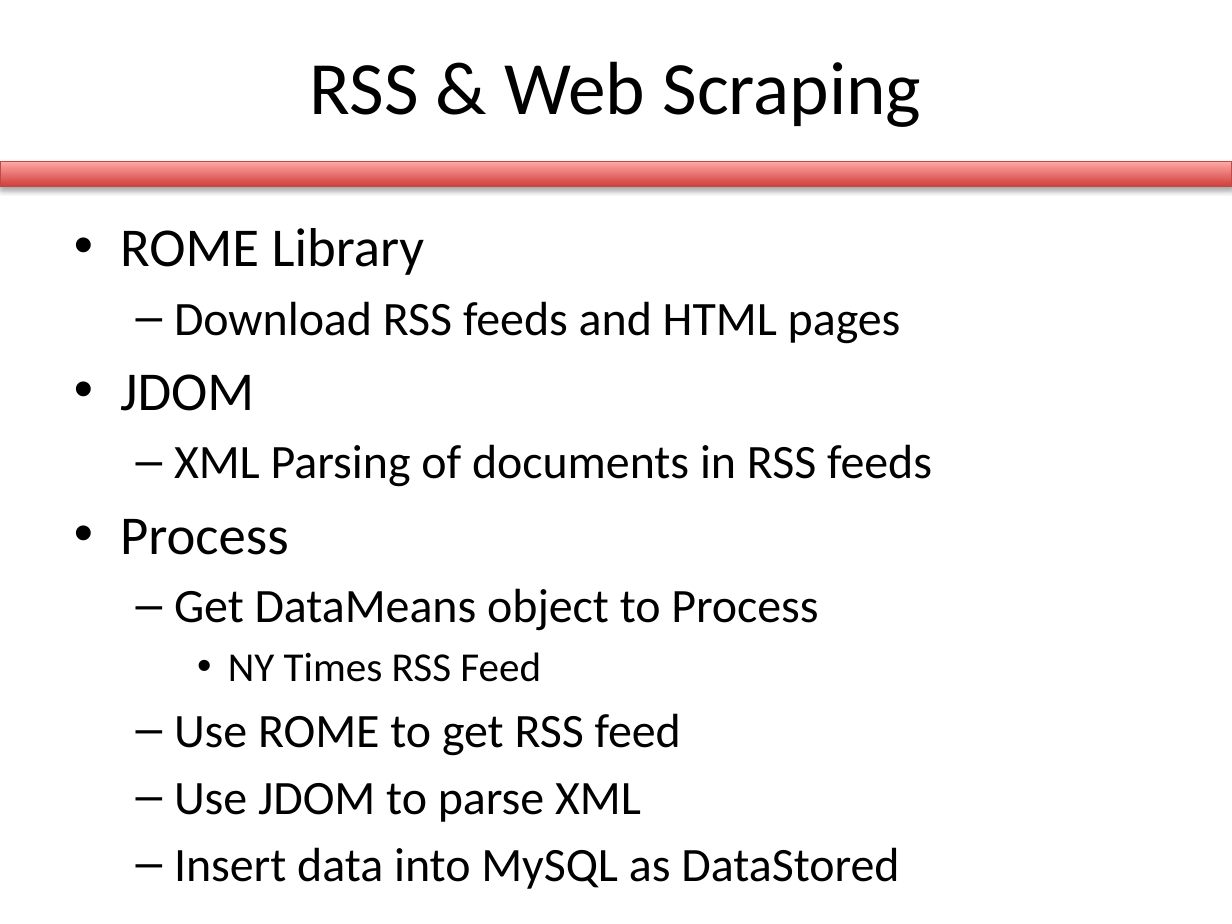
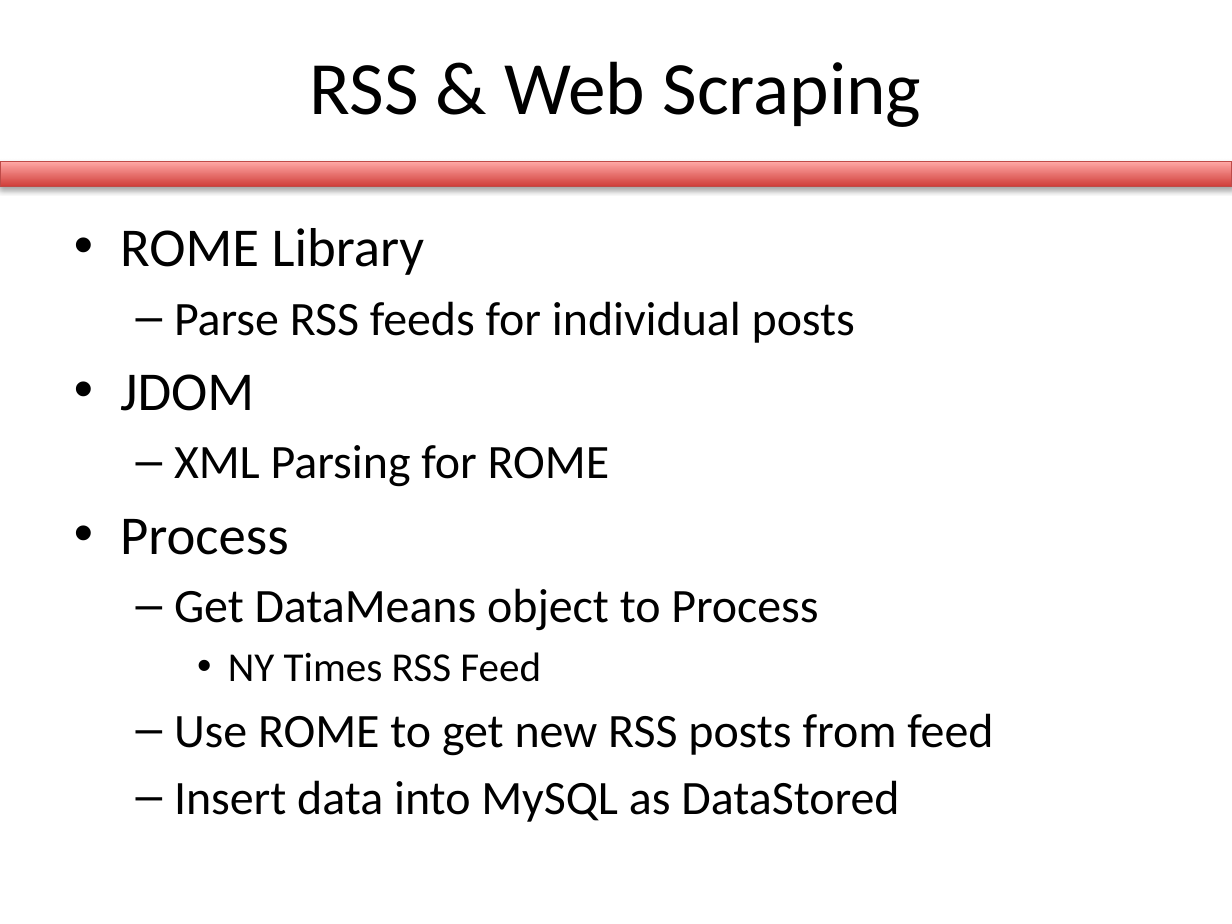
Before and after one commit to briantoth/Sun-in-the-City, a slide deck: slide 18 of se_process/milestone3/milestone3.pptx. Drawn at 1232x924 pixels with LibreOffice and Linux fonts; fonts in the diff are those of the drawing. Boxes give left, top, right and bottom in pixels: in the first picture for what was removed or moved away, otherwise in the second. Text is boxed around its words. In the diff, an @@ line names an element or a change of style, - is before the commit and + after.

```diff
--- a/se_process/milestone3/milestone3.pptx
+++ b/se_process/milestone3/milestone3.pptx
@@ text at [174,301,855,343]: text changed @@
-  – Download RSS feeds and HTML pages
+  – Parse RSS feeds for individual posts
@@ text at [174,445,610,487]: text changed @@
-  – XML Parsing of documents in RSS feeds
+  – XML Parsing for ROME
@@ text at [174,713,993,756]: text changed @@
-  – Use ROME to get RSS feed
-  – Use JDOM to parse XML
+  – Use ROME to get new RSS posts from feed
```
Also in this commit, not shown: 1 other slide changed.
